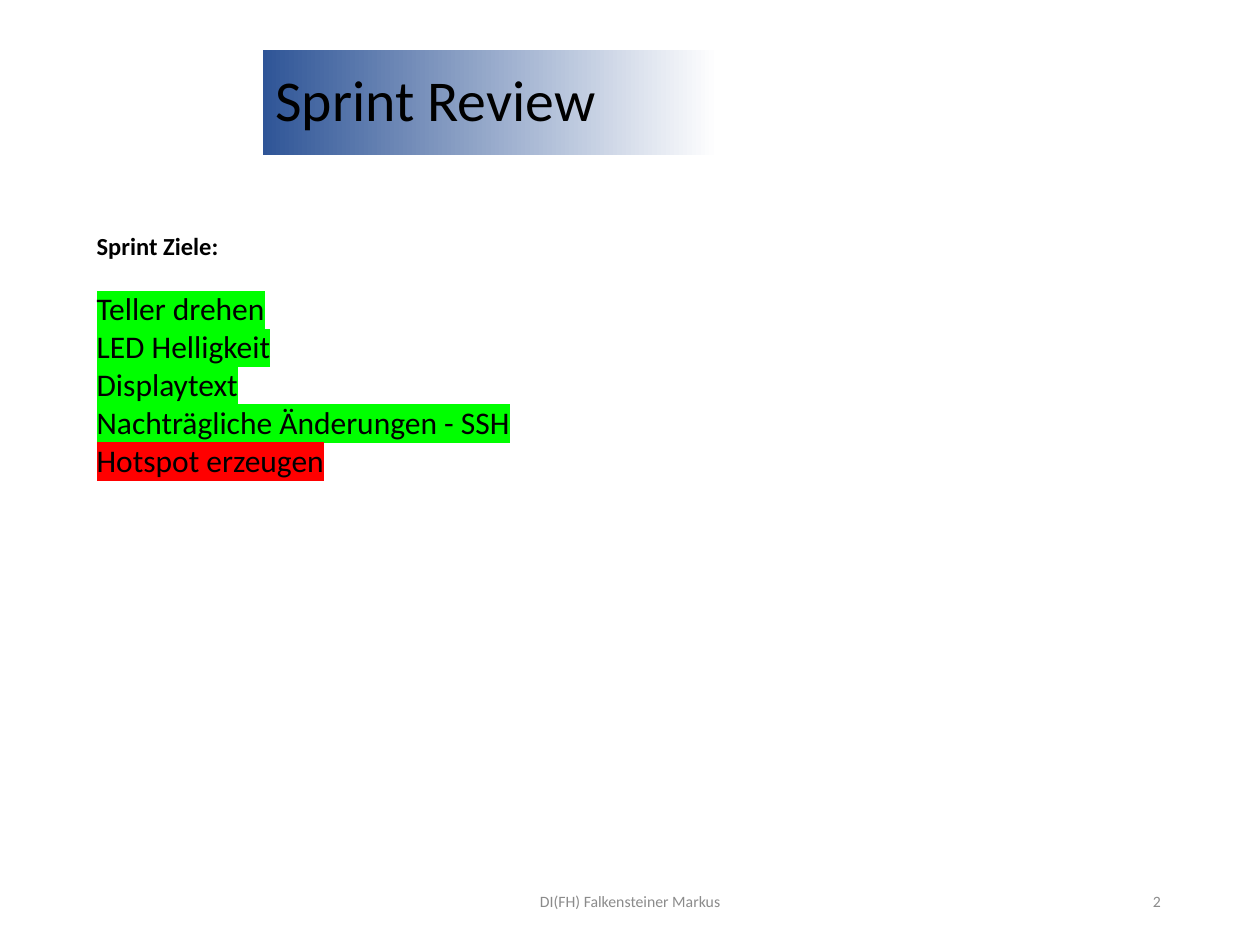
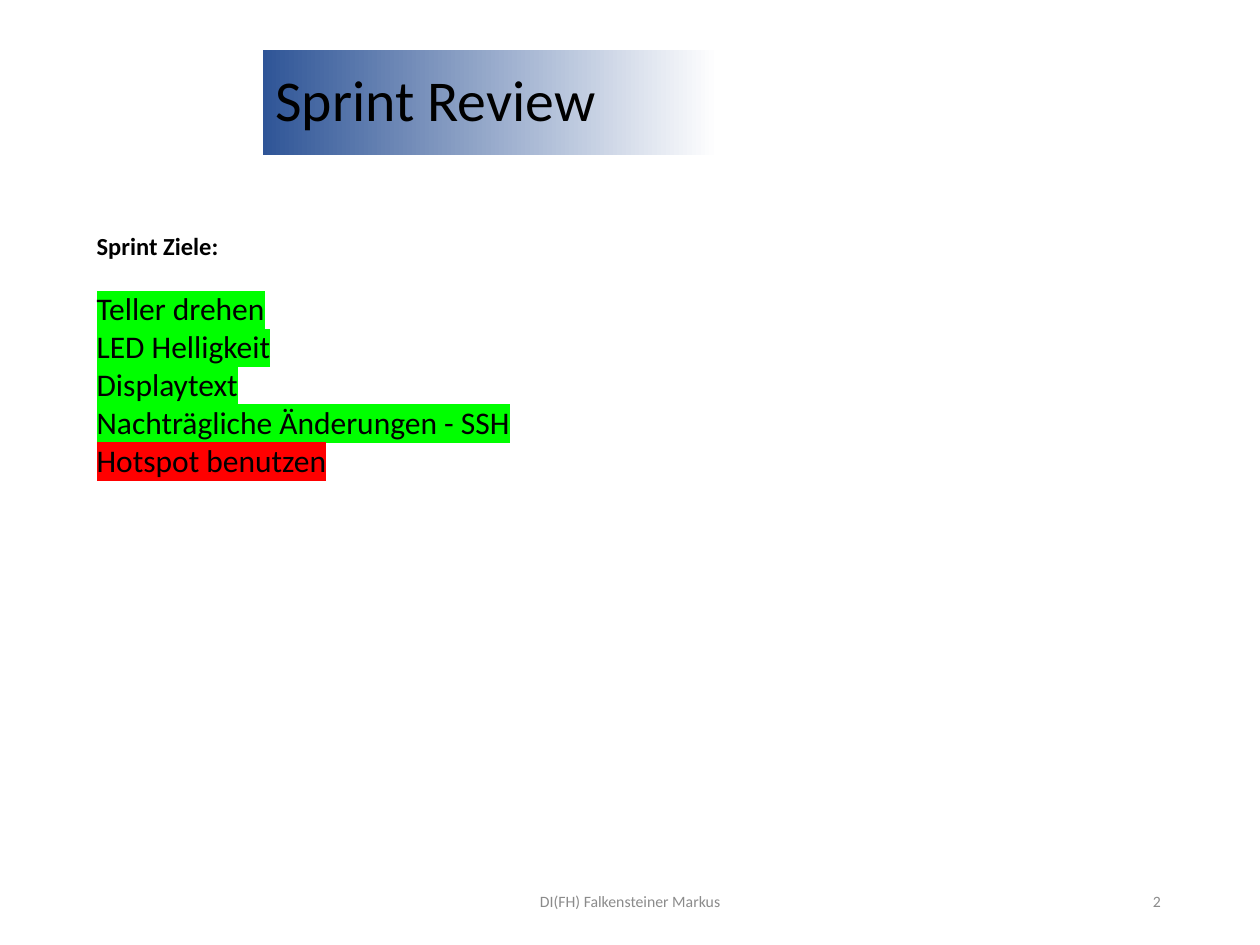
Before and after one commit to DavareDavare/T1_TableCast, a slide deck: slide 2 of Scrum_Unterlagen/Reviews/Sprint01_Review.pptx. Drawn at 1260x945 pixels with LibreOffice and Linux fonts; fonts in the diff are those of the drawing; background and template pictures are left out. Boxes give left, top, right and bottom in pixels: in the first picture for what was removed or moved away, otherwise in the second. Text is boxed around its words. In the diff, an @@ line names an element or a change of style, - is before the commit and + after.

```diff
--- a/Scrum_Unterlagen/Reviews/Sprint01_Review.pptx
+++ b/Scrum_Unterlagen/Reviews/Sprint01_Review.pptx
@@ text at bbox=[97, 450, 326, 477]: text changed @@
-Hotspot erzeugen
+Hotspot benutzen
```
Also in this commit, not shown: 7 other files.
